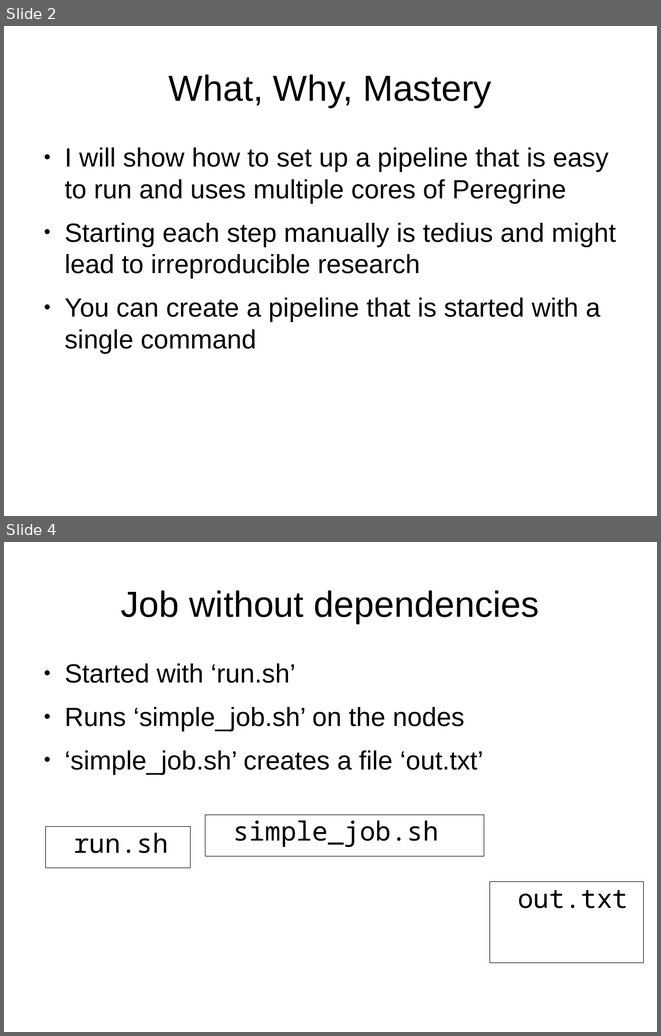
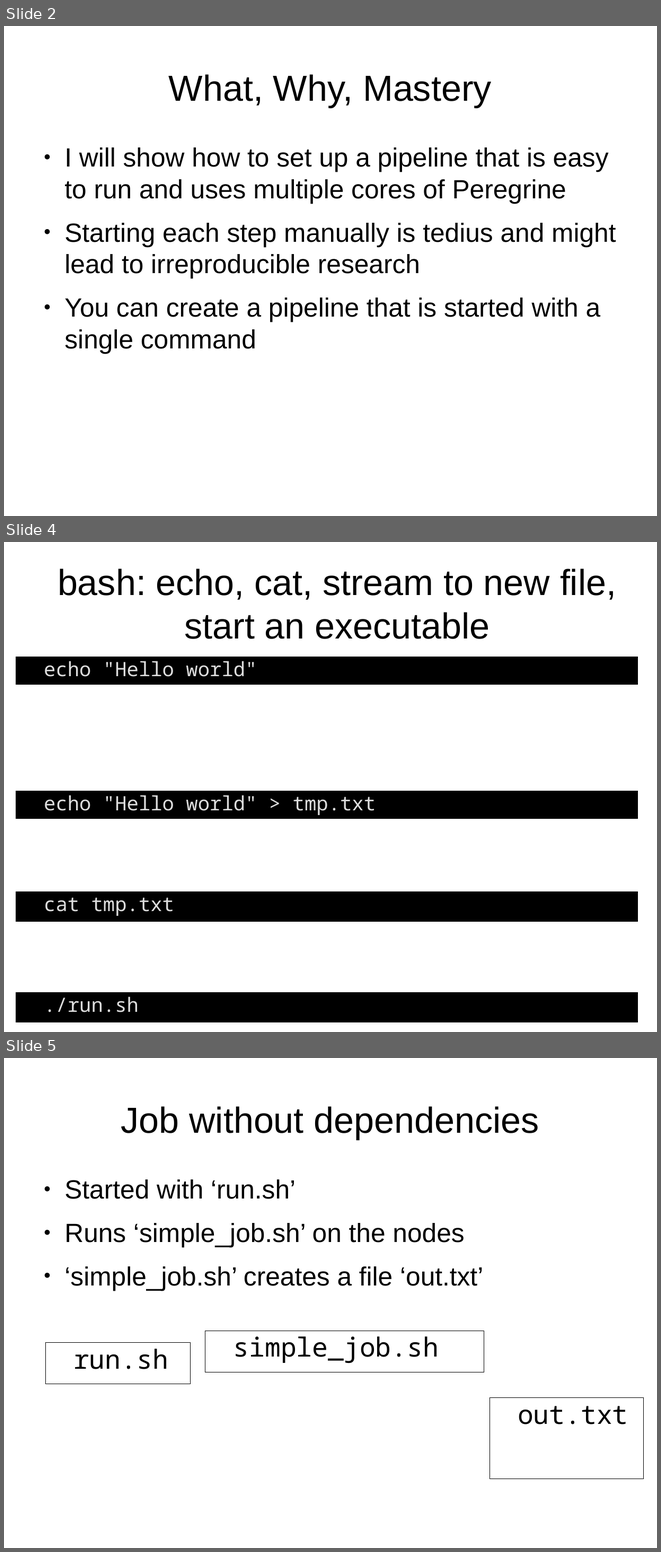
Before and after one commit to richelbilderbeek/peregrine, a slide deck: ParallelComputation.odp. Shown one above the other, each under a label of ours: slides 2 and 4 before the commit, slides 2, 4 and 5 after it; the slides between them are not shown. The pictures are 661x1036 and 661x1552 pixels, drawn with LibreOffice and Linux fonts; fonts in the diff are those of the drawing. Boxes give left, top, right and bottom in pixels: in the first picture for what was removed or moved away, otherwise in the second. Text is boxed around its words. In the diff, an @@ line names an element or a change of style, - is before the commit and + after.

```diff
--- a/ParallelComputation.odp
+++ b/ParallelComputation.odp
@@ slide 4 added at (x1=4, y1=542, x2=657, y2=1032), background #FFFFFF @@
@@ title added at (x1=58, y1=568, x2=616, y2=639), 44 pt, text #000000 @@
+bash: echo, cat, stream to new file, start an executable
@@ text added at (x1=16, y1=656, x2=638, y2=684), fill #000000, outline #000000 0 pt, 24 pt, text #DDDDDD @@
+echo "Hello world"
@@ text added at (x1=16, y1=791, x2=638, y2=819), fill #000000, outline #000000 0 pt, 24 pt, text #DDDDDD @@
+echo "Hello world" > tmp.txt
@@ text added at (x1=16, y1=892, x2=638, y2=921), fill #000000, outline #000000 0 pt, 24 pt, text #DDDDDD @@
+cat tmp.txt
@@ text added at (x1=16, y1=992, x2=638, y2=1022), fill #000000, outline #000000 0 pt, 24 pt, text #DDDDDD @@
+./run.sh
@@ what was slide 4 is now slide 5 @@
```
Also in this commit, not shown: 6 slides changed, 4 other slides added, 1 other file.
